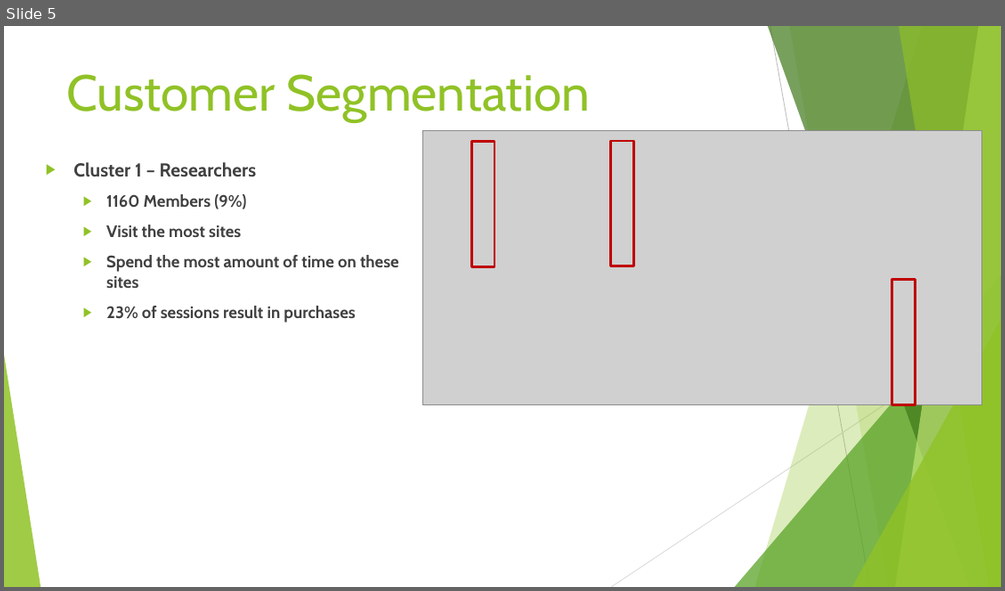
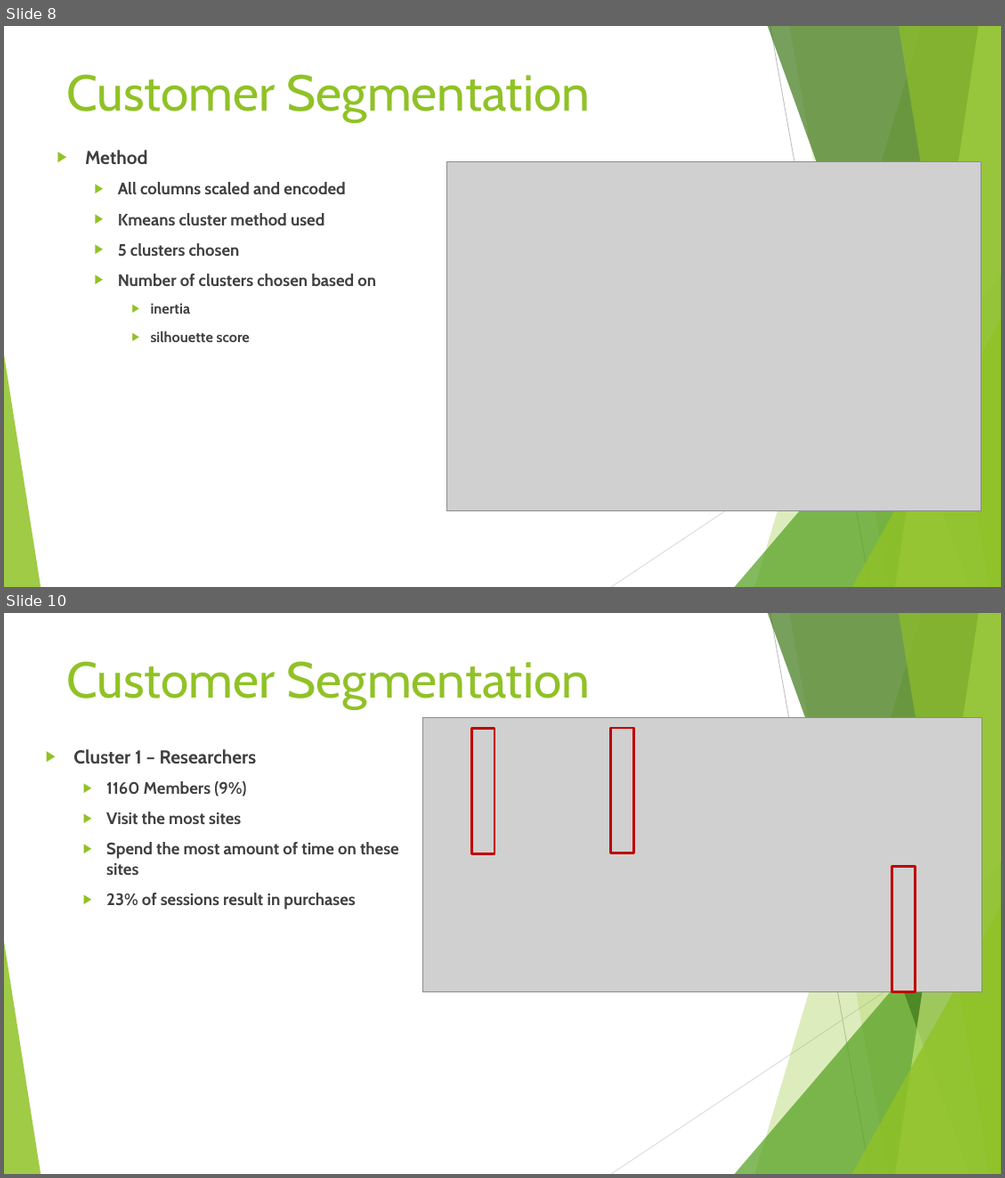
Before and after one commit to brock-ricker/Online-Shoppers-Purchasing-Intent, a slide deck: Online Shoppers Purchasing Intent Final.pptx. Shown one above the other, each under a label of ours: slide 5 before the commit, slides 8 and 10 after it; the slides between them are not shown. The pictures are 1005x591 and 1005x1178 pixels, drawn with LibreOffice and Linux fonts; fonts in the diff are those of the drawing; grey boxes stand for pictures. Boxes give left, top, right and bottom in pixels: in the first picture for what was removed or moved away, otherwise in the second. Text is boxed around its words. In the diff, an @@ line names an element or a change of style, - is before the commit and + after.

```diff
--- a/Online Shoppers Purchasing Intent Final.pptx
+++ b/Online Shoppers Purchasing Intent Final.pptx
@@ slide 8 added at box(4, 26, 1001, 587), background #FFFFFF; not listed: 10 template elements that a slide beside it also shows @@
@@ title added at box(67, 74, 590, 122), 48.6 pt, text #90C226 @@
+Customer Segmentation
@@ text added at box(85, 150, 376, 342), 16 pt, text #404040, bold @@
+▶ Method
+  ▶ All columns scaled and encoded
+  ▶ Kmeans cluster method used
+  ▶ 5 clusters chosen
+  ▶ Number of clusters chosen based on
+    ▶ inertia
+    ▶ silhouette score
@@ picture added at box(447, 162, 981, 510) @@
@@ what was slide 5 is now slide 10 @@
```
Also in this commit, not shown: 5 slides changed, 4 other slides added.
